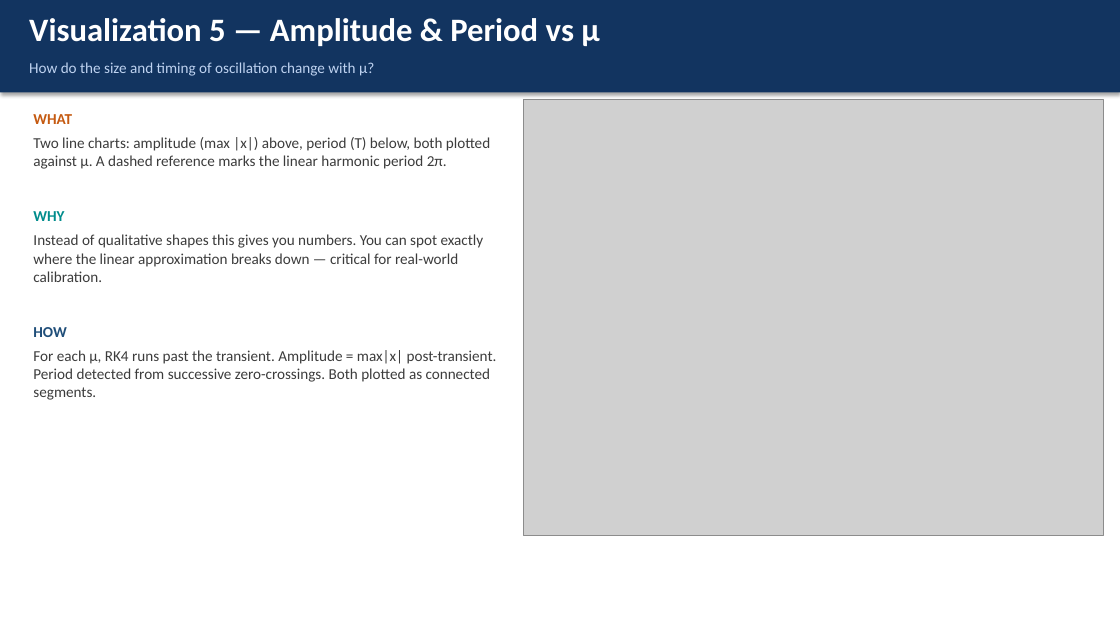
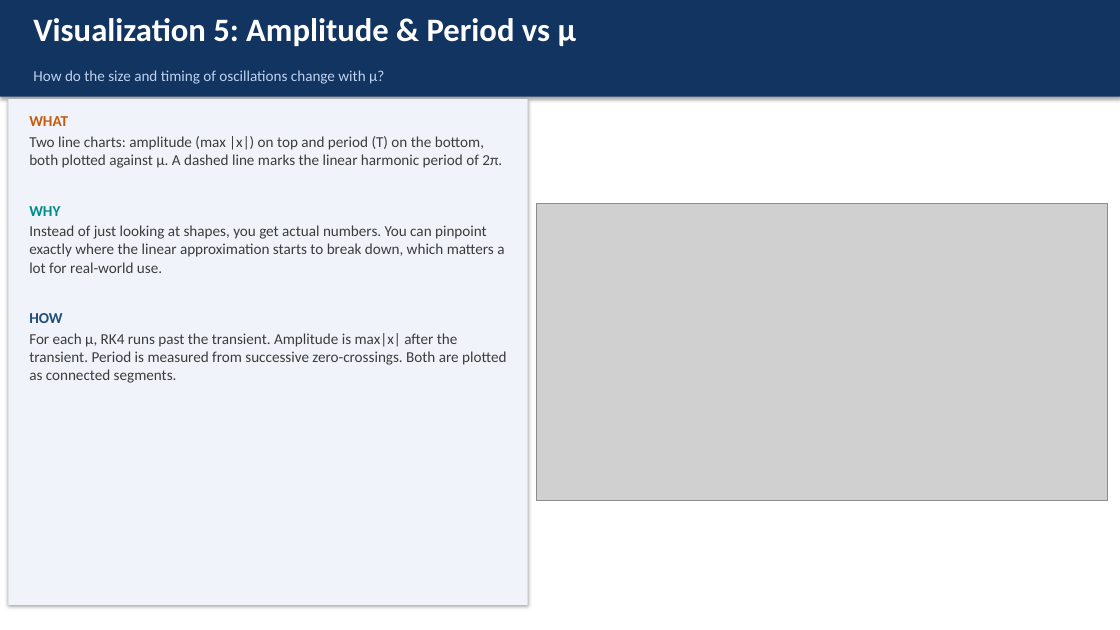
Before and after one commit to gfranco008/cis568, a slide deck: slide 9 of Final/Van_der_Pol_Visualization_Presentation.pptx. Drawn at 1120x630 pixels with LibreOffice and Linux fonts; fonts in the diff are those of the drawing; grey boxes stand for pictures. Boxes give left, top, right and bottom in pixels: in the first picture for what was removed or moved away, otherwise in the second. Text is boxed around its words. In the diff, an @@ line names an element or a change of style, - is before the commit and + after.

Commit message:
Update Van der Pol Visualization presentation file

```diff
--- a/Final/Van_der_Pol_Visualization_Presentation.pptx
+++ b/Final/Van_der_Pol_Visualization_Presentation.pptx
@@ rectangle: place and size @@
-rectangle at [0,0,1120,92]
+rectangle at [0,0,1120,97]
@@ text at [33,18,576,46]: text changed @@
-Visualization 5 — Amplitude & Period vs μ
+Visualization 5: Amplitude & Period vs μ
@@ text at [33,70,384,84]: text changed @@
-How do the size and timing of oscillation change with μ?
+How do the size and timing of oscillations change with μ?
@@ rectangle added at [8,99,528,605], fill #F0F4FA @@
@@ text at [29,116,68,323]: less space between paragraphs @@
@@ text at [29,136,502,168]: text changed @@
-Two line charts: amplitude (max |x|) above, period (T) below, both plotted against μ. A dashed reference marks the linear harmonic period 2π.
+Two line charts: amplitude (max |x|) on top and period (T) on the bottom, both plotted against μ. A dashed line marks the linear harmonic period of 2π.
@@ picture: place and size @@
-picture at [523,99,1103,536]
+picture at [536,203,1107,501]
@@ text at [29,225,504,273]: text changed @@
-Instead of qualitative shapes this gives you numbers. You can spot exactly where the linear approximation breaks down — critical for real-world calibration.
+Instead of just looking at shapes, you get actual numbers. You can pinpoint exactly where the linear approximation starts to break down, which matters a lot for real-world use.
@@ text at [29,333,506,383]: text changed @@
-For each μ, RK4 runs past the transient. Amplitude = max|x| post-transient. Period detected from successive zero-crossings. Both plotted as connected segments.
+For each μ, RK4 runs past the transient. Amplitude is max|x| after the transient. Period is measured from successive zero-crossings. Both are plotted as connected segments.
```
Also in this commit, not shown: 13 other slides changed.
